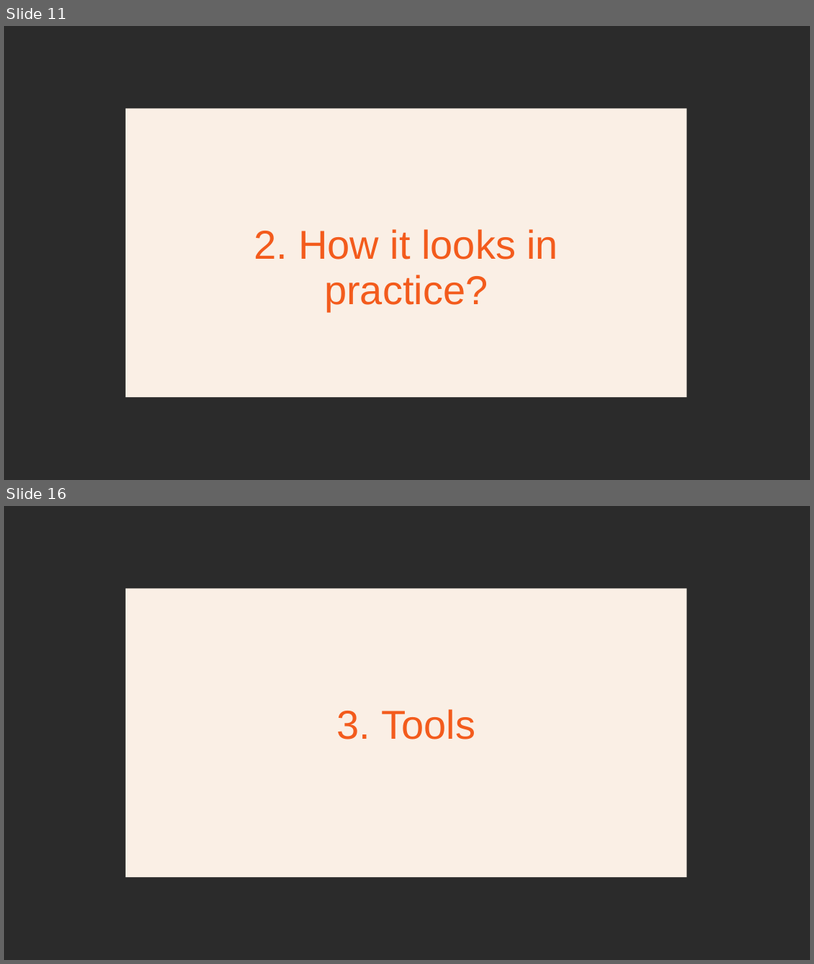
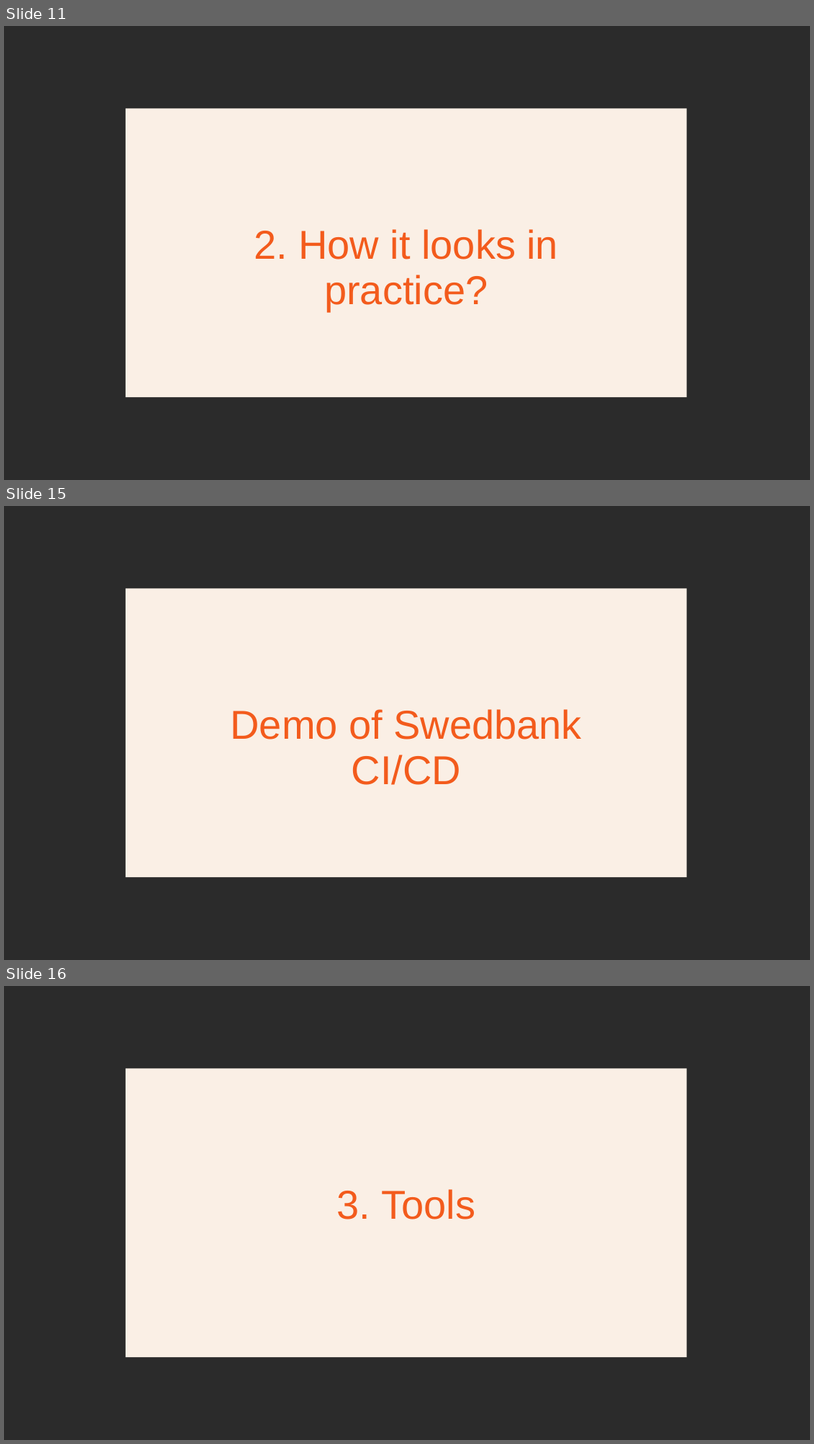
Before and after one commit to mantelisb/CICD-lecture, a slide deck: CICD.pptx. Shown one above the other, each under a label of ours: slides 11 and 16 before the commit, slides 11, 15 and 16 after it; the slides between them are not shown. The pictures are 814x964 and 814x1444 pixels, drawn with LibreOffice and Linux fonts; fonts in the diff are those of the drawing; background and template pictures are left out; a plain dark background stands for a picture behind light text. Boxes give left, top, right and bottom in pixels: in the first picture for what was removed or moved away, otherwise in the second. Text is boxed around its words. In the diff, an @@ line names an element or a change of style, - is before the commit and + after.

```diff
--- a/CICD.pptx
+++ b/CICD.pptx
@@ slide 15 added at box(4, 506, 810, 960), background picture (left out) @@
@@ title added at box(126, 588, 687, 877), fill #FAEFE5, 48 pt, text #F35B1C @@
+Demo of Swedbank CI/CD
```
Also in this commit, not shown: 5 slides changed, 2 other slides added, 3 slides removed, 5 other files.
